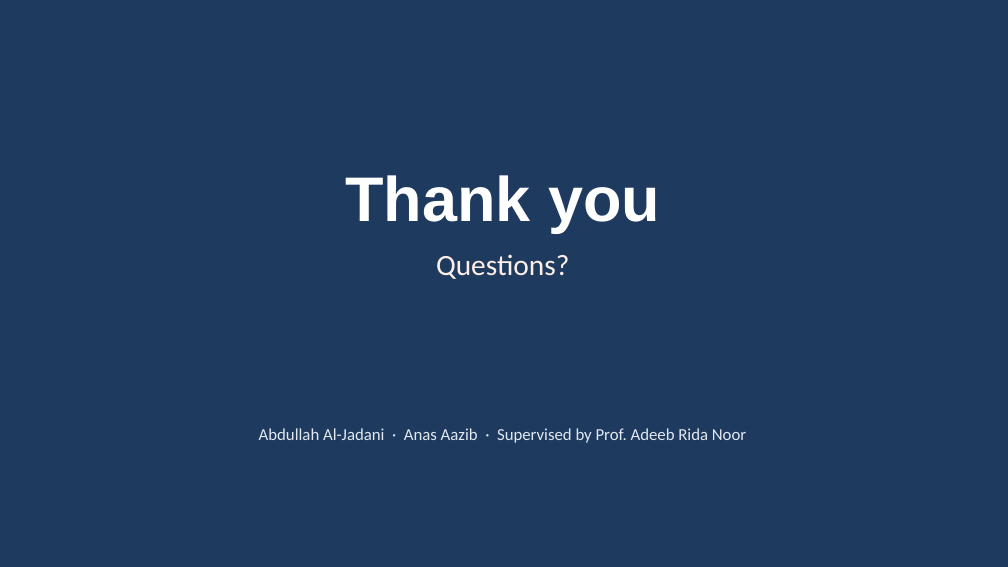
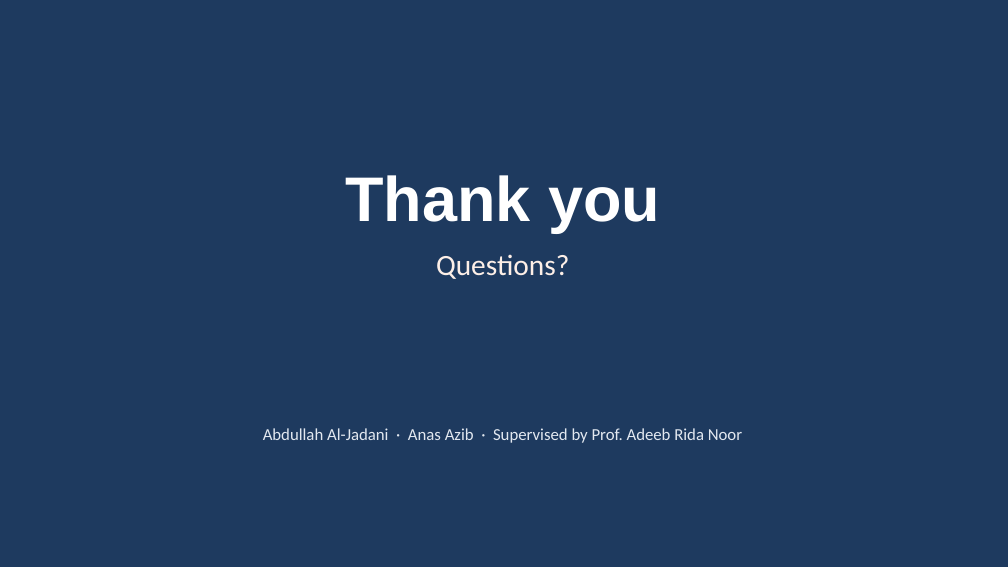
Before and after one commit to Anas-Azib/Aflami, a slide deck: slide 15 of docs/presentations/Aflami_First_Presentation_v3.pptx. Drawn at 1008x567 pixels with LibreOffice and Linux fonts; fonts in the diff are those of the drawing. Boxes give left, top, right and bottom in pixels: in the first picture for what was removed or moved away, otherwise in the second. Text is boxed around its words. In the diff, an @@ line names an element or a change of style, - is before the commit and + after.

```diff
--- a/docs/presentations/Aflami_First_Presentation_v3.pptx
+++ b/docs/presentations/Aflami_First_Presentation_v3.pptx
@@ text at <box>263,428,742,443</box>: text changed @@
-Abdullah Al-Jadani · Anas Aazib · Supervised by Prof. Adeeb Rida Noor
+Abdullah Al-Jadani · Anas Azib · Supervised by Prof. Adeeb Rida Noor
```
Also in this commit, not shown: 2 other slides changed, 33 other files.
